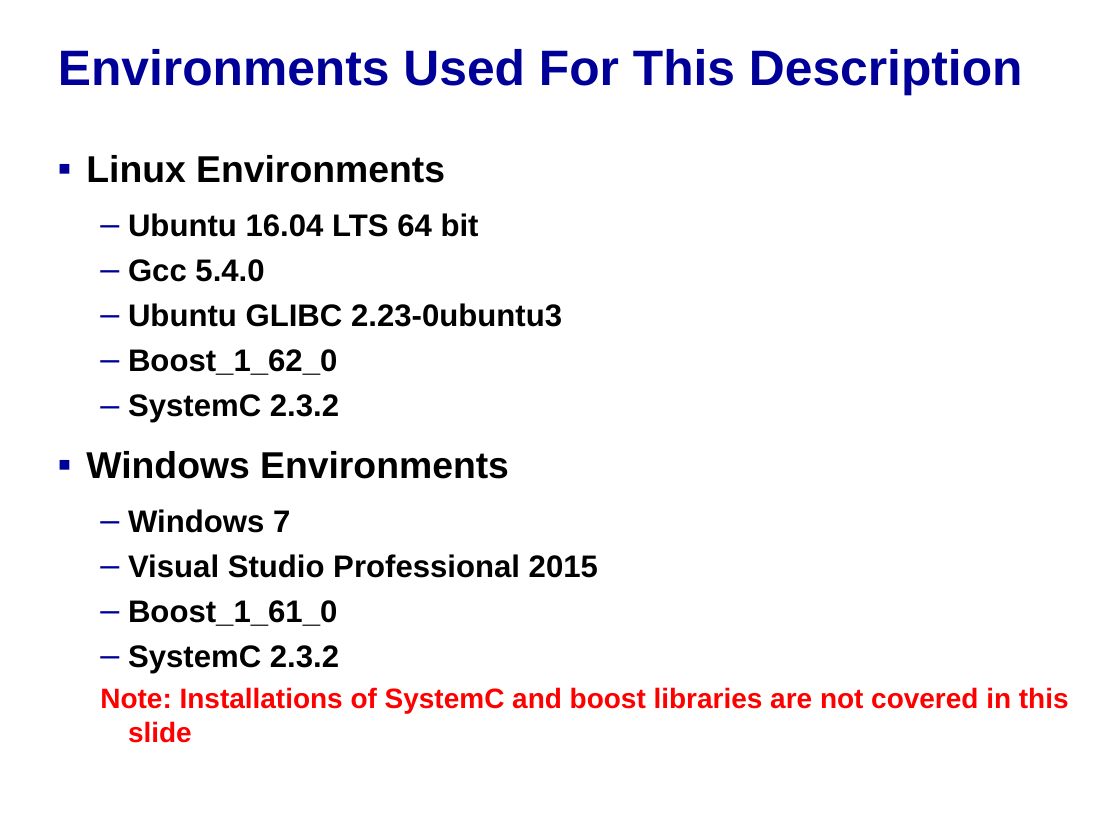
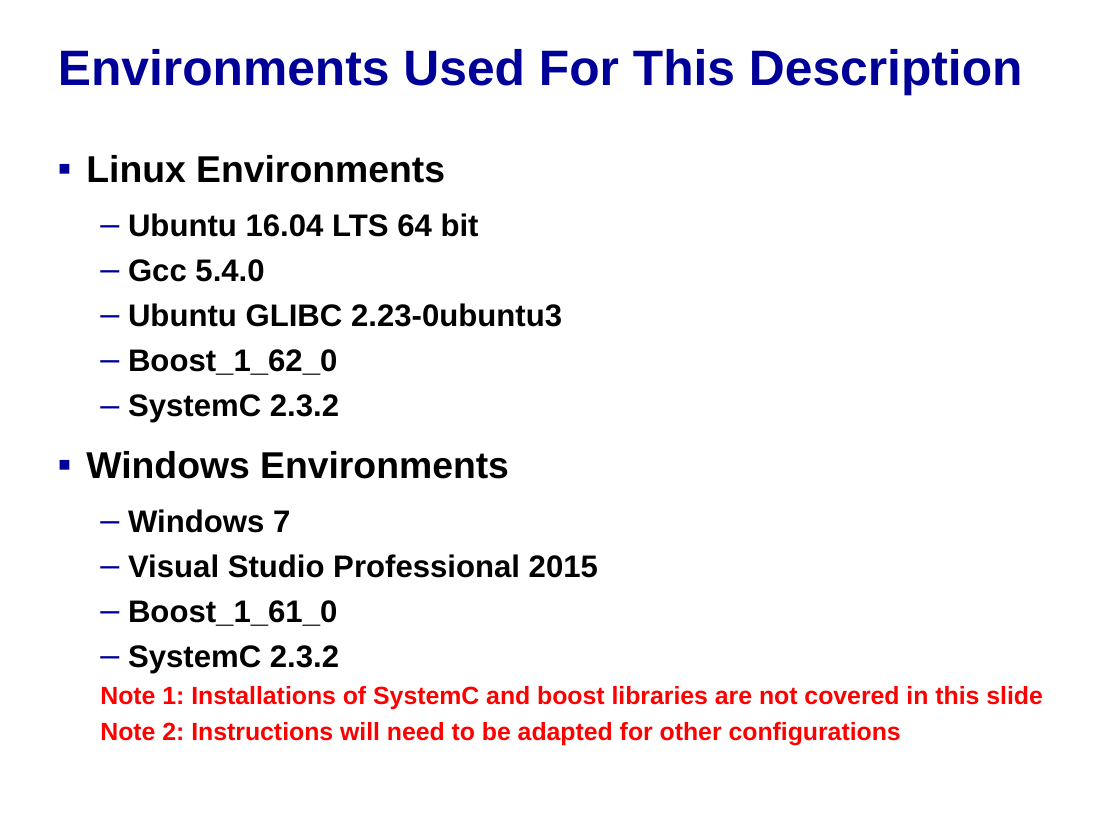
Before and after one commit to accellera-official/cci, a slide deck: slide 2 of examples/Compile_and_Run_CCI_Examples.ppt. Drawn at 1120x840 pixels with LibreOffice and Linux fonts; fonts in the diff are those of the drawing; background and template pictures are left out. Boxes give left, top, right and bottom in pixels: in the first picture for what was removed or moved away, otherwise in the second. Text is boxed around its words. In the diff, an @@ line names an element or a change of style, - is before the commit and + after.

Commit message:
Final cleanup of instructions.

```diff
--- a/examples/Compile_and_Run_CCI_Examples.ppt
+++ b/examples/Compile_and_Run_CCI_Examples.ppt
@@ text at (100, 686, 1043, 746): text changed; size 18 to 16 pt @@
-  Note: Installations of SystemC and boost libraries are not covered in this slide
+  Note 1: Installations of SystemC and boost libraries are not covered in this slide
+  Note 2: Instructions will need to be adapted for other configurations
```
Also in this commit, not shown: 3 other slides changed, 2 other files.
